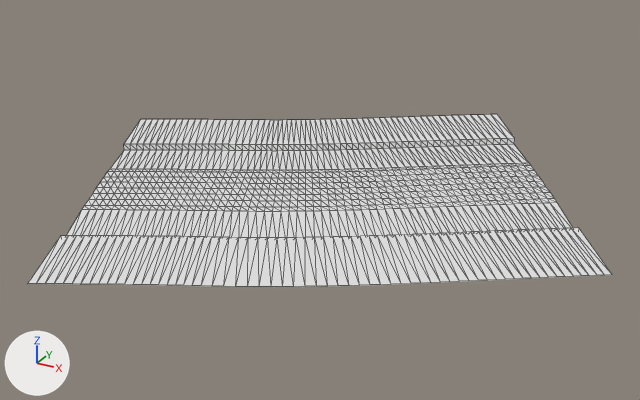
Renders of the glTF model public/assets/gen4/models/track-21.glb from each side of a commit.
Both versions are drawn from a camera (50 mm lens) standing at (411.6, -567.4, 54.2) and looking at (357.7, -469.4, 5.2). The lights are fixed; the arrows at lower left show +X, +Y and +Z. The picture after the commit comes second. Mesh edges are drawn as thin lines. Vertices at exactly the same position are counted once.

In view in the first picture: 'track-21'.
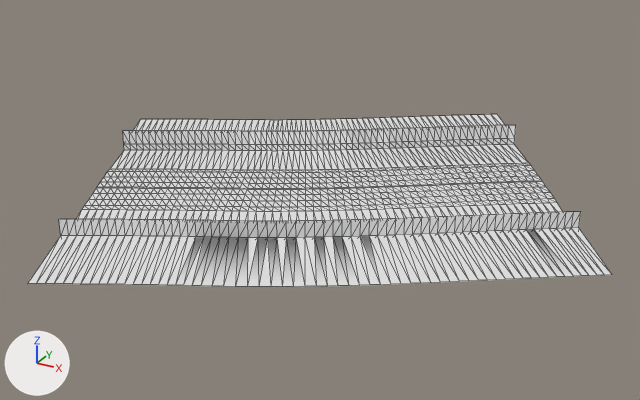
The change, as a list of edits to the scene's bpy script:
```text
Change me_track_21:
    used by ob_track_21; location = (0.0, 0.0, 0.0)
    remove me_track_21.from_pydata(...)  # 945 vertices, 1736 faces; spans x 317.1..398.2, y -508.1..-428.2, z 5.9..7.5
    add me_track_21.from_pydata(...)  # 1134 vertices, 2108 faces; spans x 317.1..398.2, y -508.1..-428.2, z 5.9..9.7
    me_track_21 part 1: 63 vertices removed from x 329.8..383.6, y -482.9..-452.3, z 6.4..7.0; 189 vertices added at x 329.7..392.0, y -497.4..-452.1, z 6.4..9.7
    me_track_21 part 2: 63 vertices added at x 322.5..375.2, y -468.5..-438.4, z 9.1..9.7
```

Pixel boxes [x1, y1, x2, y2] of what changed, in the pictures (640 x 400 px):
part 1 of me_track_21, built on
    before: [93, 176, 546, 195]
    after: [59, 176, 581, 238]
part 2 of me_track_21, added
    after: [123, 125, 516, 145]
